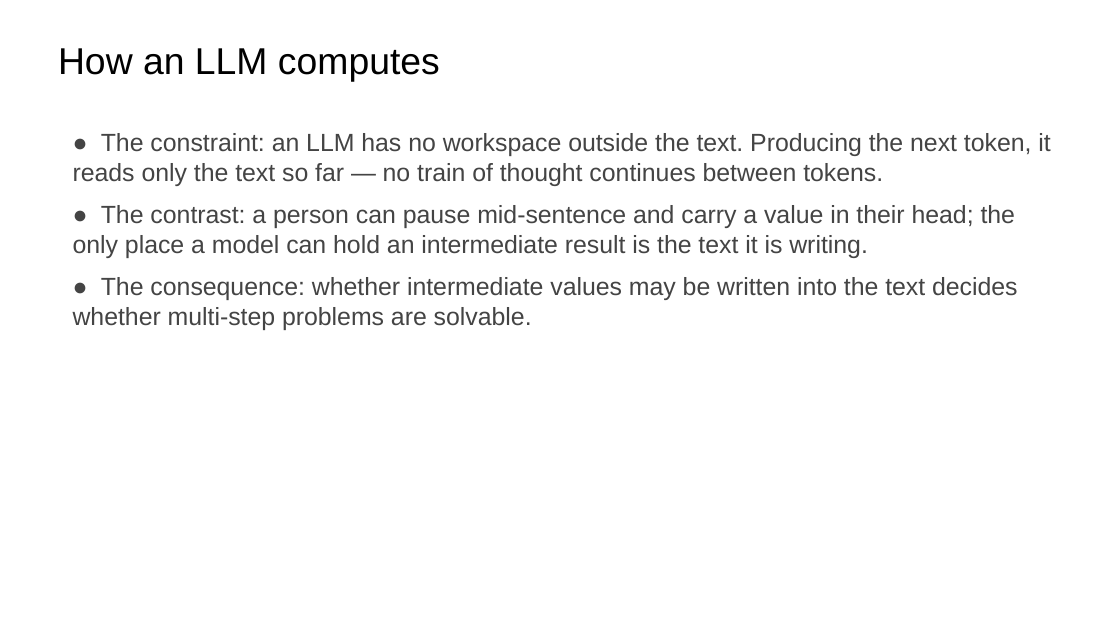
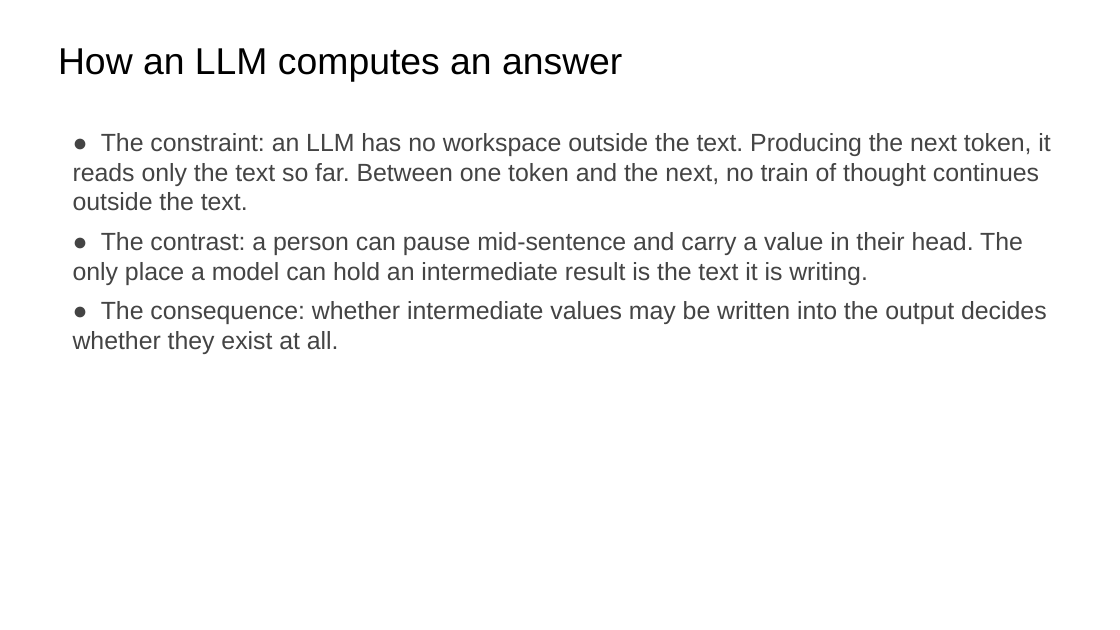
Before and after one commit to ralbu85/stml_2026, a slide deck: slide 8 of lectures/week02/slides-draft-w2.pptx. Drawn at 1120x630 pixels with LibreOffice and Linux fonts; fonts in the diff are those of the drawing. Boxes give left, top, right and bottom in pixels: in the first picture for what was removed or moved away, otherwise in the second. Text is boxed around its words. In the diff, an @@ line names an element or a change of style, - is before the commit and + after.

```diff
--- a/lectures/week02/slides-draft-w2.pptx
+++ b/lectures/week02/slides-draft-w2.pptx
@@ text at box(58, 48, 622, 81): text changed @@
-How an LLM computes
+How an LLM computes an answer
@@ text at box(73, 133, 1050, 354): text changed @@
-● The constraint: an LLM has no workspace outside the text. Producing the next token, it reads only the text so far — no train of thought continues between tokens.
-● The contrast: a person can pause mid-sentence and carry a value in their head; the only place a model can hold an intermediate result is the text it is writing.
-● The consequence: whether intermediate values may be written into the text decides whether multi-step problems are solvable.
+● The constraint: an LLM has no workspace outside the text. Producing the next token, it reads only the text so far. Between one token and the next, no train of thought continues outside the text.
+● The contrast: a person can pause mid-sentence and carry a value in their head. The only place a model can hold an intermediate result is the text it is writing.
+● The consequence: whether intermediate values may be written into the output decides whether they exist at all.
```
Also in this commit, not shown: 22 other slides changed, 1 slide added, 1 slide removed, 2 other files.
